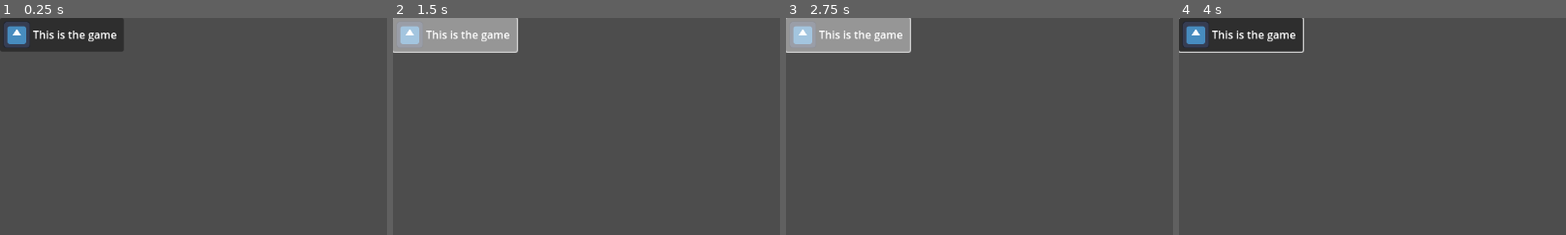
Above: before the commit, frames 1-4 (left to right).
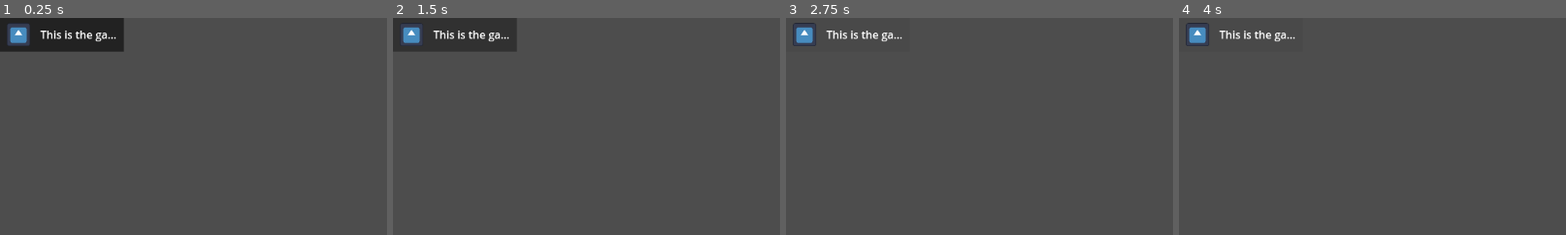
Above: after the commit, the same moments.

Repository: Do0gler/DooglerLauncherV3
Game: Godot game, scene res://Scenes/UIElements/game_panel.tscn
The game is run twice, just before and just after one commit, with the same random seed, the same clock (stepped at 60 frames per second) and the same inputs. This scene is started directly instead of the project's main scene. The engine's default icon, where the game draws it, is replaced by a stand-in: a white triangle on a blue panel in a dark square.
Inputs (mouse positions are % of the whole screen's width and height, from its top left):
- Up to frame 1 (0.25 s): no input
- Up to frame 2 (1.5 s): click (8, 4) at 0.5 s; click (8, 4) at 1.25 s
- Up to frame 3 (2.75 s): click (8, 4) at 2 s
- Up to frame 4 (4 s): tap Enter at 2.75 s; move the mouse to (72, 45) at 2.77 s; tap R at 2.85 s; click (72, 45) at 2.92 s; tap Space at 3.5 s; drag from (30, 55) to (45, 70) at 3.52 s
The pictures show only the part of the screen within x 0-50%, y 0-50%; the shares and areas given below are measured in that part.

The runs differ from the first frame. In frame 1, 1.0% of the frame differs, in the area x 0-33%, y 0-16%; in frame 2, 5.1%, in the area x 0-33%, y 0-17%; in frame 3, 5.1%; in frame 4, 4.3%.
Error in both runs: Cannot call method 'get_node' on a null value. (res://Scripts/Globals/settings_manager.gd:13)

Commit message:
Update game panel visuals

Diff:
--- a/Scenes/UIElements/expandable_list.tscn
+++ b/Scenes/UIElements/expandable_list.tscn
@@ -53,3 +53,4 @@
 anchor_bottom = 1.0
 grow_horizontal = 2
 grow_vertical = 2
+theme_override_constants/separation = 0
--- a/Scenes/UIElements/game_panel.tscn
+++ b/Scenes/UIElements/game_panel.tscn
@@ -1,35 +1,63 @@
-[gd_scene load_steps=5 format=3 uid="uid://bvcj2bi1axw5w"]
+[gd_scene load_steps=8 format=3 uid="uid://bvcj2bi1axw5w"]
 
 [ext_resource type="Script" uid="uid://b1wdxg6wkm5v6" path="res://Scripts/UIElements/game_panel.gd" id="1_gn4c5"]
 [ext_resource type="Texture2D" uid="uid://civsuy21pbsgd" path="res://icon.svg" id="1_ptx5w"]
 
-[sub_resource type="StyleBoxEmpty" id="StyleBoxEmpty_y4jh7"]
+[sub_resource type="StyleBoxEmpty" id="StyleBoxEmpty_gn4c5"]
 
-[sub_resource type="StyleBoxFlat" id="StyleBoxFlat_q68mp"]
-bg_color = Color(1, 1, 1, 0.49803922)
+[sub_resource type="StyleBoxFlat" id="StyleBoxFlat_gn4c5"]
+bg_color = Color(0.13333334, 0.13333334, 0.13333334, 1)
+
+[sub_resource type="StyleBoxFlat" id="StyleBoxFlat_3o0vi"]
+bg_color = Color(0.28485015, 0.28485033, 0.28485027, 1)
+
+[sub_resource type="StyleBoxFlat" id="StyleBoxFlat_x4u56"]
+bg_color = Color(0.19219694, 0.19219697, 0.19219697, 1)
+
+[sub_resource type="StyleBoxEmpty" id="StyleBoxEmpty_x4u56"]
 
 [node name="GamePanel" type="PanelContainer"]
 custom_minimum_size = Vector2(0, 50)
 offset_right = 184.0
 offset_bottom = 50.0
 mouse_default_cursor_shape = 2
+theme_override_styles/panel = SubResource("StyleBoxEmpty_gn4c5")
 script = ExtResource("1_gn4c5")
+
+[node name="Button" type="Button" parent="."]
+unique_name_in_owner = true
+layout_mode = 2
+mouse_default_cursor_shape = 2
+theme_override_styles/normal = SubResource("StyleBoxFlat_gn4c5")
+theme_override_styles/pressed = SubResource("StyleBoxFlat_3o0vi")
+theme_override_styles/hover = SubResource("StyleBoxFlat_x4u56")
+theme_override_styles/focus = SubResource("StyleBoxEmpty_x4u56")
+toggle_mode = true
 
 [node name="MarginContainer" type="MarginContainer" parent="."]
 layout_mode = 2
-theme_override_constants/margin_left = 5
-theme_override_constants/margin_top = 5
-theme_override_constants/margin_right = 5
-theme_override_constants/margin_bottom = 5
+mouse_filter = 2
+theme_override_constants/margin_left = 10
+theme_override_constants/margin_top = 7
+theme_override_constants/margin_right = 10
+theme_override_constants/margin_bottom = 7
 
 [node name="HBoxContainer" type="HBoxContainer" parent="MarginContainer"]
 layout_mode = 2
+mouse_filter = 2
 
 [node name="Icon" type="TextureRect" parent="MarginContainer/HBoxContainer"]
 unique_name_in_owner = true
+custom_minimum_size = Vector2(35, 0)
 layout_mode = 2
+mouse_filter = 2
 texture = ExtResource("1_ptx5w")
-expand_mode = 3
+expand_mode = 1
+stretch_mode = 5
+
+[node name="Seperator" type="Control" parent="MarginContainer/HBoxContainer"]
+custom_minimum_size = Vector2(7, 0)
+layout_mode = 2
 
 [node name="NameLabel" type="Label" parent="MarginContainer/HBoxContainer"]
 unique_name_in_owner = true
@@ -43,13 +71,7 @@
 unique_name_in_owner = true
 visible = false
 layout_mode = 2
+mouse_filter = 2
 texture = ExtResource("1_ptx5w")
 expand_mode = 3
 stretch_mode = 5
-
-[node name="Button" type="Button" parent="."]
-unique_name_in_owner = true
-layout_mode = 2
-mouse_default_cursor_shape = 2
-theme_override_styles/normal = SubResource("StyleBoxEmpty_y4jh7")
-theme_override_styles/hover = SubResource("StyleBoxFlat_q68mp")
--- a/Scripts/UIElements/game_panel.gd
+++ b/Scripts/UIElements/game_panel.gd
@@ -6,6 +6,9 @@
 func _ready() -> void:
 	%Button.pressed.connect(_on_pressed)
 
+func set_button_group(button_group: ButtonGroup) -> void:
+	%Button.button_group = button_group
+
 func update_visuals() -> void:
 	%NameLabel.text = game_data.game_name
 	%Icon.texture = game_data.icon
--- a/Scripts/ui_manager.gd
+++ b/Scripts/ui_manager.gd
@@ -33,6 +33,7 @@
 		child.queue_free()
 
 	var organized_games := GameOrganizer.get_organized_games()
+	var button_group := ButtonGroup.new()
 
 	for category in organized_games:
 		var new_list: ExpandableList = expandable_list.instantiate()
@@ -45,6 +46,7 @@
 
 			var new_game_panel: GamePanel = game_panel.instantiate()
 			new_game_panel.game_data = game
+			new_game_panel.set_button_group(button_group)
 			new_game_panel.update_visuals()
 			new_list.add_item(new_game_panel)
 		new_list.call_deferred("update_visuals") # wait for list items to be positioned
--- a/scenes/MainScene.tscn
+++ b/scenes/MainScene.tscn
@@ -471,7 +471,7 @@
 mouse_filter = 2
 
 [node name="ResizeVerticalBottom" type="Control" parent="Resizer"]
-custom_minimum_size = Vector2(0, 8)
+custom_minimum_size = Vector2(0, 4)
 layout_mode = 1
 anchors_preset = 12
 anchor_top = 1.0
@@ -485,7 +485,7 @@
 resize_direction = 1
 
 [node name="ResizeVerticalTop" type="Control" parent="Resizer"]
-custom_minimum_size = Vector2(0, 8)
+custom_minimum_size = Vector2(0, 4)
 layout_mode = 1
 anchors_preset = 10
 anchor_right = 1.0
@@ -497,7 +497,7 @@
 resize_direction = 1
 
 [node name="ResizeHorizontalRight" type="Control" parent="Resizer"]
-custom_minimum_size = Vector2(8, 0)
+custom_minimum_size = Vector2(4, 0)
 layout_mode = 1
 anchors_preset = 11
 anchor_left = 1.0
@@ -510,7 +510,7 @@
 script = ExtResource("5_4b75m")
 
 [node name="ResizeHorizontalLeft" type="Control" parent="Resizer"]
-custom_minimum_size = Vector2(8, 0)
+custom_minimum_size = Vector2(4, 0)
 layout_mode = 1
 anchors_preset = 9
 anchor_bottom = 1.0
@@ -521,7 +521,7 @@
 primary_side = true
 
 [node name="ResizeDiagonalBR" type="Control" parent="Resizer"]
-custom_minimum_size = Vector2(8, 8)
+custom_minimum_size = Vector2(4, 4)
 layout_mode = 1
 anchors_preset = 3
 anchor_left = 1.0
@@ -537,7 +537,7 @@
 resize_direction = 2
 
 [node name="ResizeDiagonalTR" type="Control" parent="Resizer"]
-custom_minimum_size = Vector2(8, 8)
+custom_minimum_size = Vector2(4, 4)
 layout_mode = 1
 anchors_preset = 1
 anchor_left = 1.0
@@ -553,7 +553,7 @@
 diagonal_corner = 1
 
 [node name="ResizeDiagonalBL" type="Control" parent="Resizer"]
-custom_minimum_size = Vector2(8, 8)
+custom_minimum_size = Vector2(4, 4)
 layout_mode = 1
 anchors_preset = 2
 anchor_top = 1.0
@@ -569,7 +569,7 @@
 diagonal_corner = 3
 
 [node name="ResizeDiagonalTL" type="Control" parent="Resizer"]
-custom_minimum_size = Vector2(8, 8)
+custom_minimum_size = Vector2(4, 4)
 layout_mode = 1
 anchors_preset = 0
 offset_right = 8.0
